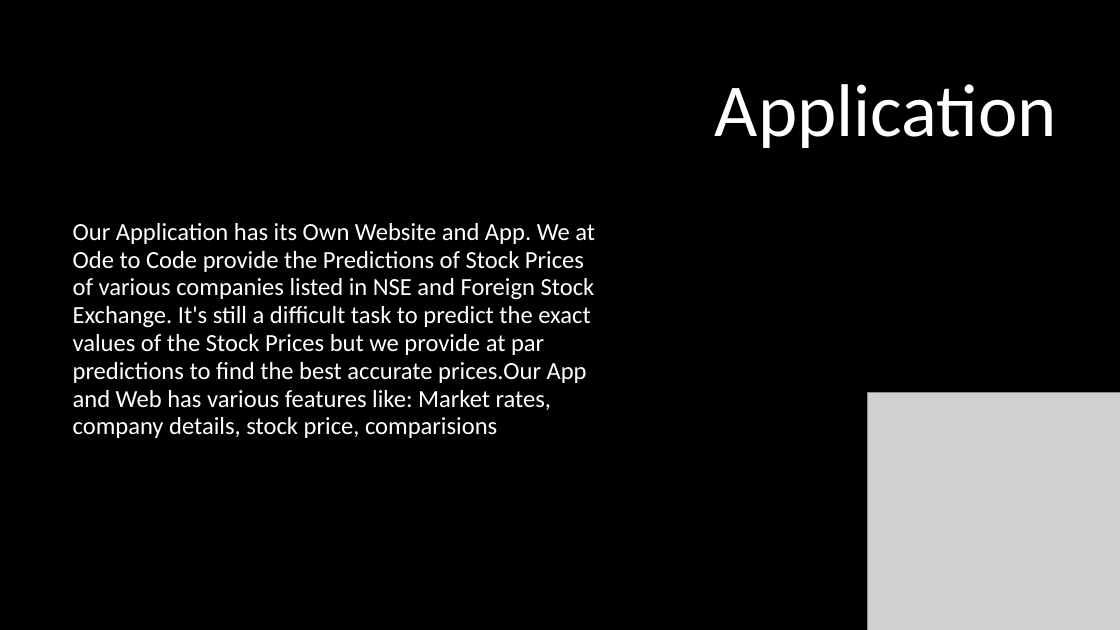
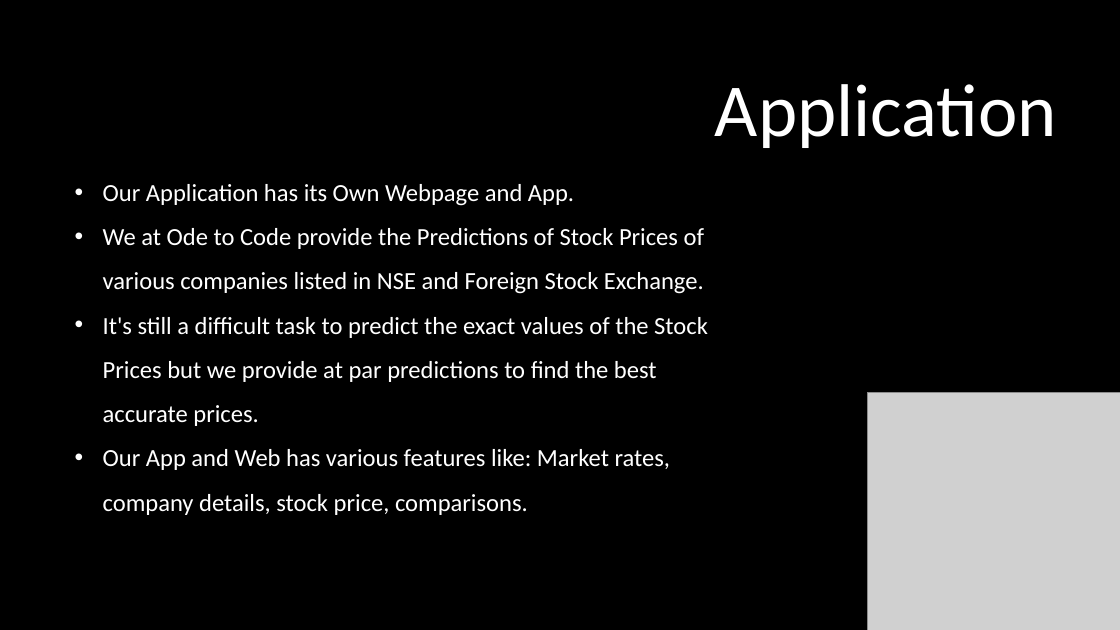
Before and after one commit to salonijaindev/Hacksprint_PS05_Ode-to-Code, a slide deck: slide 4 of PPT/Stock market Analyser.pptx. Drawn at 1120x630 pixels with LibreOffice and Linux fonts; fonts in the diff are those of the drawing; grey boxes stand for pictures. Boxes give left, top, right and bottom in pixels: in the first picture for what was removed or moved away, otherwise in the second. Text is boxed around its words. In the diff, an @@ line names an element or a change of style, - is before the commit and + after.

```diff
--- a/PPT/Stock market Analyser.pptx
+++ b/PPT/Stock market Analyser.pptx
@@ text at bbox=[103, 184, 708, 515]: text changed @@
-Our Application has its Own Website and App. We at Ode to Code provide the Predictions of Stock Prices of various companies listed in NSE and Foreign Stock Exchange. It's still a difficult task to predict the exact values of the Stock Prices but we provide at par predictions to find the best accurate prices.Our App and Web has various features like: Market rates, company details, stock price, comparisions
+• Our Application has its Own Webpage and App.
+• We at Ode to Code provide the Predictions of Stock Prices of various companies listed in NSE and Foreign Stock Exchange.
+• It's still a difficult task to predict the exact values of the Stock Prices but we provide at par predictions to find the best accurate prices.
+• Our App and Web has various features like: Market rates, company details, stock price, comparisons.
```
Also in this commit, not shown: 4 other slides changed, 1 slide added, 1 slide removed.
